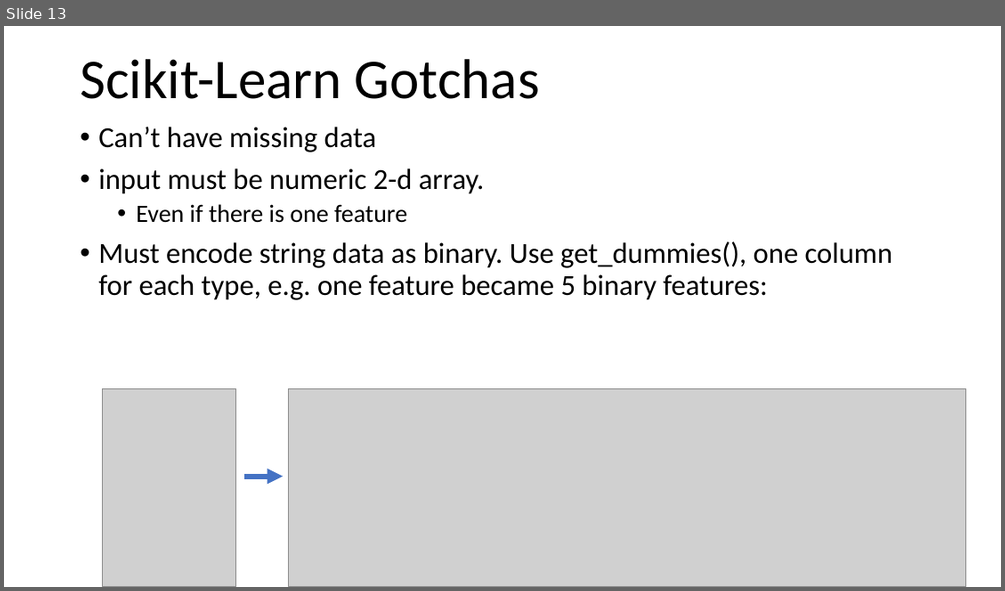
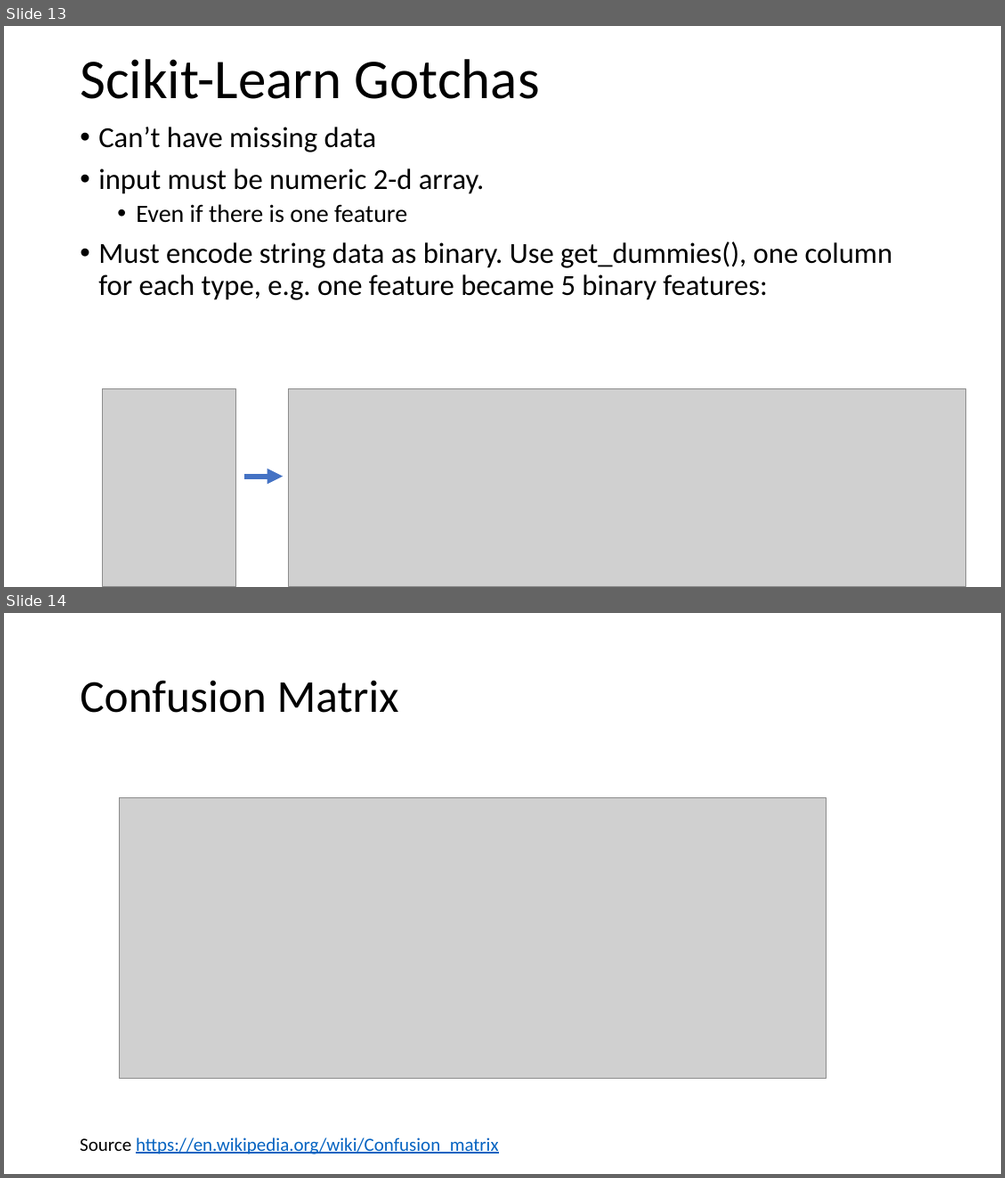
Before and after one commit to DataSciencePros/datascicon.tech, a slide deck: app/ModelEvaluation.pptx. Shown one above the other, each under a label of ours: slide 13 before the commit, slides 13 and 14 after it. The pictures are 1005x591 and 1005x1178 pixels, drawn with LibreOffice and Linux fonts; fonts in the diff are those of the drawing; grey boxes stand for pictures. Boxes give left, top, right and bottom in pixels: in the first picture for what was removed or moved away, otherwise in the second. Text is boxed around its words. In the diff, an @@ line names an element or a change of style, - is before the commit and + after.

```diff
--- a/app/ModelEvaluation.pptx
+++ b/app/ModelEvaluation.pptx
@@ slide 14 added at bbox=[4, 613, 1001, 1174], background #FFFFFF @@
@@ title added at bbox=[80, 680, 399, 713], 44 pt, text #000000 @@
+Confusion Matrix
@@ picture added at bbox=[119, 798, 826, 1078] @@
@@ text added at bbox=[80, 1137, 499, 1154], 18 pt, text #0563C1, underline @@
+Source https://en.wikipedia.org/wiki/Confusion_matrix
```
Also in this commit, not shown: 1 slide changed, 1 other slide added, 1 other file.
